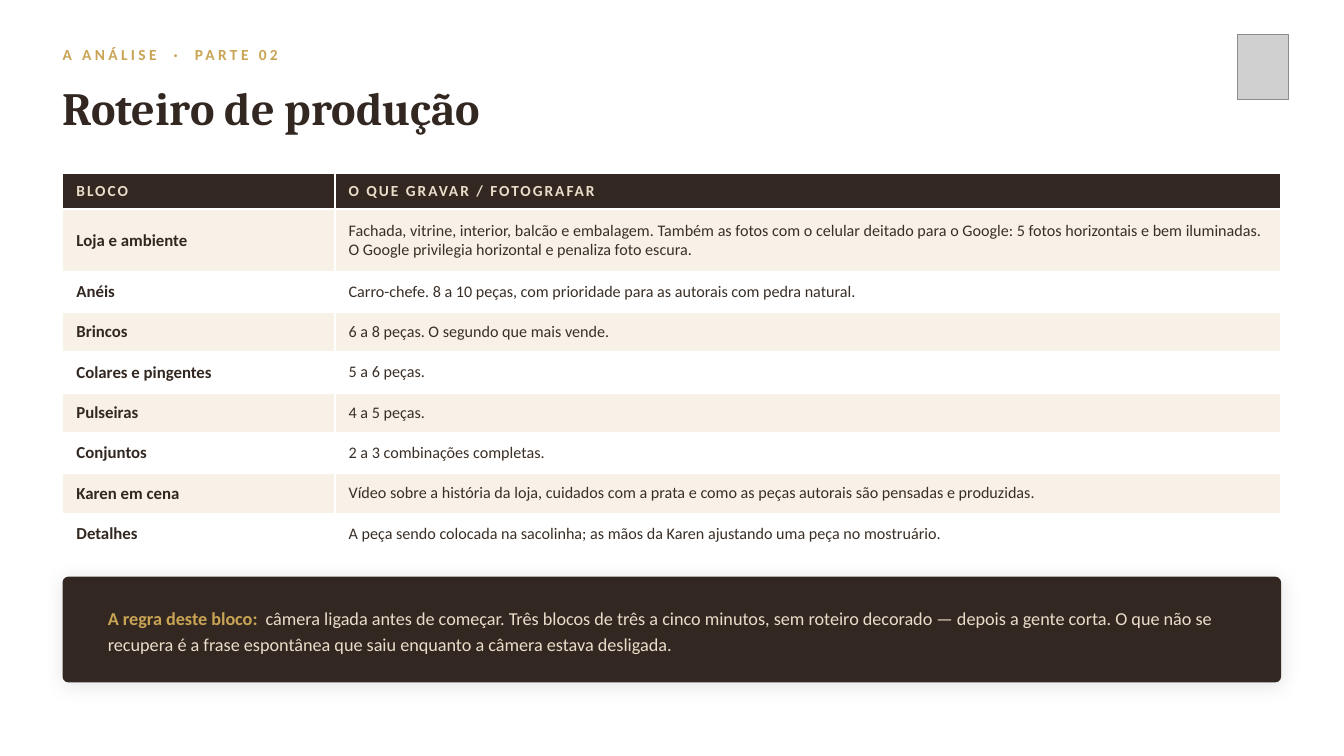
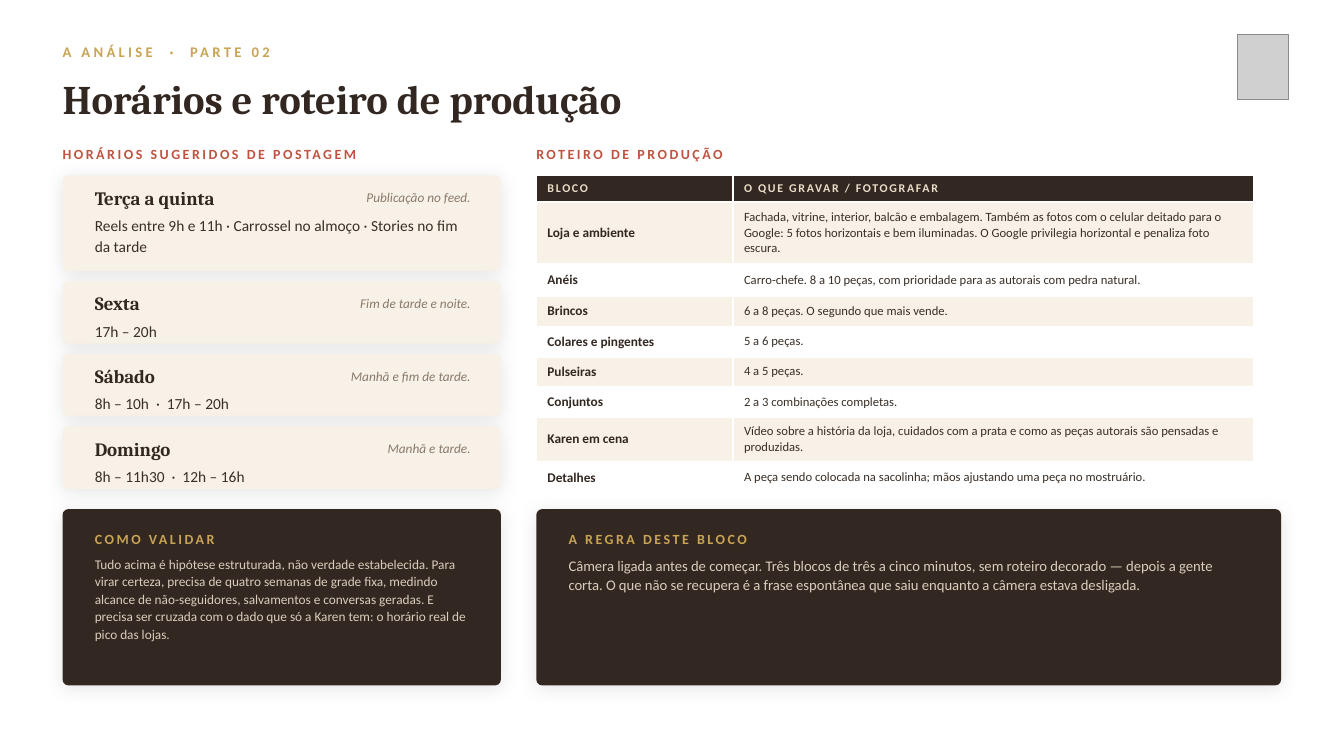
Before and after one commit to AdrianaLuiza/SkillsClaude, a slide deck: slide 9 of pekar-joias/Pekar-Analise-Entrega-Proposta.pptx (slide 15 before the commit). Drawn at 1344x756 pixels with LibreOffice and Linux fonts; fonts in the diff are those of the drawing; grey boxes stand for pictures. Boxes give left, top, right and bottom in pixels: in the first picture for what was removed or moved away, otherwise in the second. Text is boxed around its words. In the diff, an @@ line names an element or a change of style, - is before the commit and + after.

```diff
--- a/pekar-joias/Pekar-Analise-Entrega-Proposta.pptx
+++ b/pekar-joias/Pekar-Analise-Entrega-Proposta.pptx
@@ text "A ANÁLISE · PARTE 02" at (63,44,153,57): size 11 to 10.5 pt @@
@@ text at (63,85,622,123): text changed; size 33 to 29 pt @@
-Roteiro de produção
+Horários e roteiro de produção
@@ text added at (63,141,501,167), 10 pt, text #BF5340, bold @@
+HORÁRIOS SUGERIDOS DE POSTAGEM
@@ text added at (536,147,722,162), 10 pt, text #BF5340, bold @@
+ROTEIRO DE PRODUÇÃO
@@ rounded rectangle added at (63,175,501,271), fill #F7F1E7 @@
@@ table at (536,175,1254,597) @@
-row 9, column 2: A peça sendo colocada na sacolinha; as mãos da Karen ajustando uma peça no mostruário.
+row 9, column 2: A peça sendo colocada na sacolinha; mãos ajustando uma peça no mostruário.
@@ size 11 to 8.5 pt, letter spacing 1.4 to 1.2 pt in "BLOCO", "O QUE GRAVAR / FOTOGRAFAR" @@
@@ size 12 to 9.5 pt in "Loja e ambiente", "Anéis", "Brincos", "Colares e pingentes" and 4 more places @@
@@ size 11.5 to 9 pt in "Fachada, vitrine, interior, balcão e embalagem. Também ...", "Carro-chefe. 8 a 10 peças, com prioridade ...", "6 a 8 peças. O segundo que ...", "5 a 6 peças." and 3 more places @@
@@ table: place and size @@
-table at (63,173,1281,546)
+table at (536,175,1254,597)
@@ text added at (95,192,215,209), 13.5 pt, text #332821, bold @@
+Terça a quinta
@@ text added at (366,193,471,204), 9.5 pt, text #8A7A6B, italic @@
+Publicação no feed.
@@ text added at (95,220,457,252), 11 pt, text #3A2F26 @@
+Reels entre 9h e 11h · Carrossel no almoço · Stories no fim da tarde
@@ rounded rectangle added at (63,281,501,344), fill #F7F1E7 @@
@@ text added at (95,297,140,310), 13.5 pt, text #332821, bold @@
+Sexta
@@ text added at (360,299,471,308), 9.5 pt, text #8A7A6B, italic @@
+Fim de tarde e noite.
@@ text added at (95,326,157,337), 11 pt, text #3A2F26 @@
+17h – 20h
@@ rounded rectangle added at (63,354,501,416), fill #F7F1E7 @@
@@ text added at (95,369,155,383), 13.5 pt, text #332821, bold @@
+Sábado
@@ text added at (351,372,471,383), 9.5 pt, text #8A7A6B, italic @@
+Manhã e fim de tarde.
@@ text added at (95,398,229,409), 11 pt, text #3A2F26 @@
+8h – 10h · 17h – 20h
@@ rounded rectangle added at (63,426,501,489), fill #F7F1E7 @@
@@ text added at (95,443,171,460), 13.5 pt, text #332821, bold @@
+Domingo
@@ text added at (388,444,471,453), 9.5 pt, text #8A7A6B, italic @@
+Manhã e tarde.
@@ text added at (95,471,245,482), 11 pt, text #3A2F26 @@
+8h – 11h30 · 12h – 16h
@@ rounded rectangle added at (63,509,501,686), fill #332821 @@
@@ rounded rectangle: place and size @@
-rounded rectangle at (63,577,1281,683)
+rounded rectangle at (536,509,1281,686)
@@ rounded rectangle at (536,509,1281,686): proportions changed @@
@@ text added at (95,526,469,553), 10 pt, text #C9A455, bold @@
+COMO VALIDAR
@@ text added at (569,535,747,544), 10 pt, text #C9A455, bold @@
+A REGRA DESTE BLOCO
@@ text added at (95,560,466,641), 9.5 pt, text #D9CDBB @@
+Tudo acima é hipótese estruturada, não verdade estabelecida. Para virar certeza, precisa de quatro semanas de grade fixa, medindo alcance de não-seguidores, salvamentos e conversas geradas. E precisa ser cruzada com o dado que só a Karen tem: o horário real de pico das lojas.
@@ text at (569,561,1213,593): text changed; size 13 to 10.5 pt; text colour #E9DDCA to #D9CDBB @@
-A regra deste bloco: câmera ligada antes de começar. Três blocos de três a cinco minutos, sem roteiro decorado — depois a gente corta. O que não se recupera é a frase espontânea que saiu enquanto a câmera estava desligada.
+Câmera ligada antes de começar. Três blocos de três a cinco minutos, sem roteiro decorado — depois a gente corta. O que não se recupera é a frase espontânea que saiu enquanto a câmera estava desligada.
@@ text "Câmera ligada antes de começar. ..." at (569,561,1213,593): vertical alignment middle to top @@
```
Also in this commit, not shown: 10 other slides changed, 6 slides removed, 2 other files.
